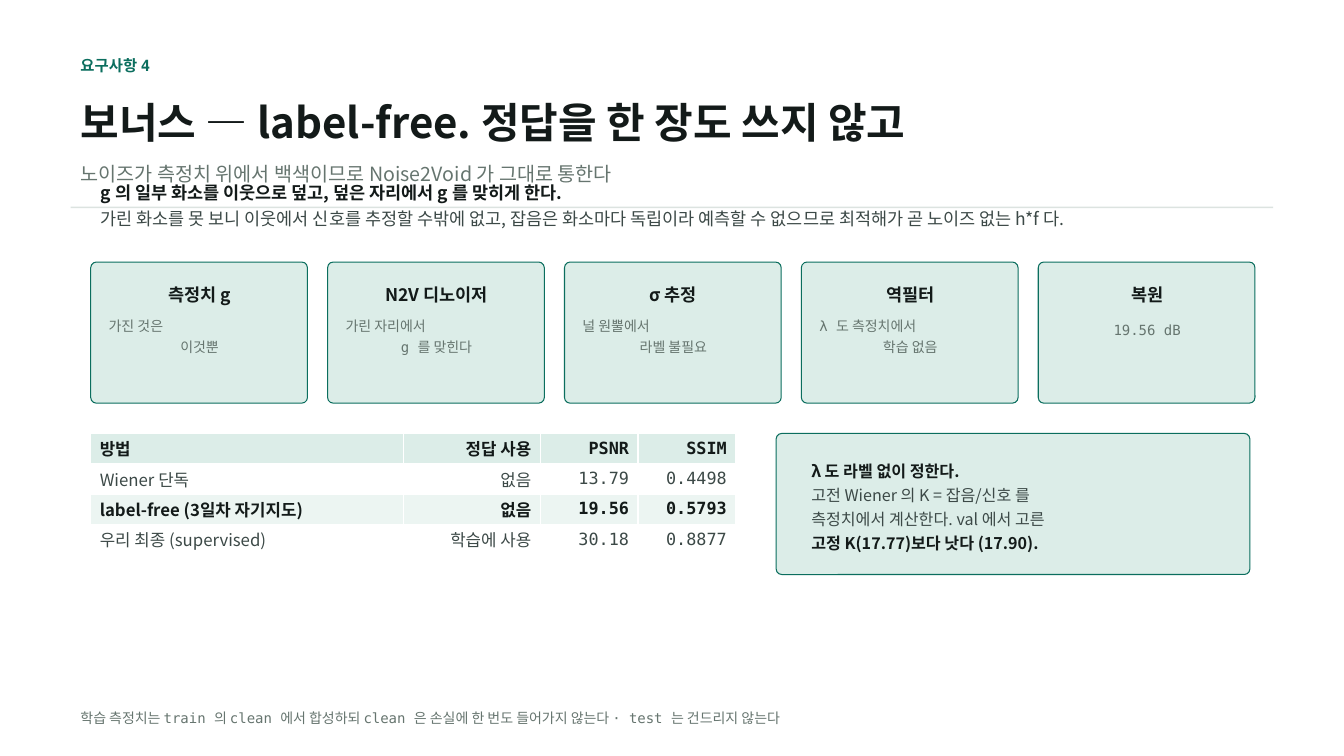
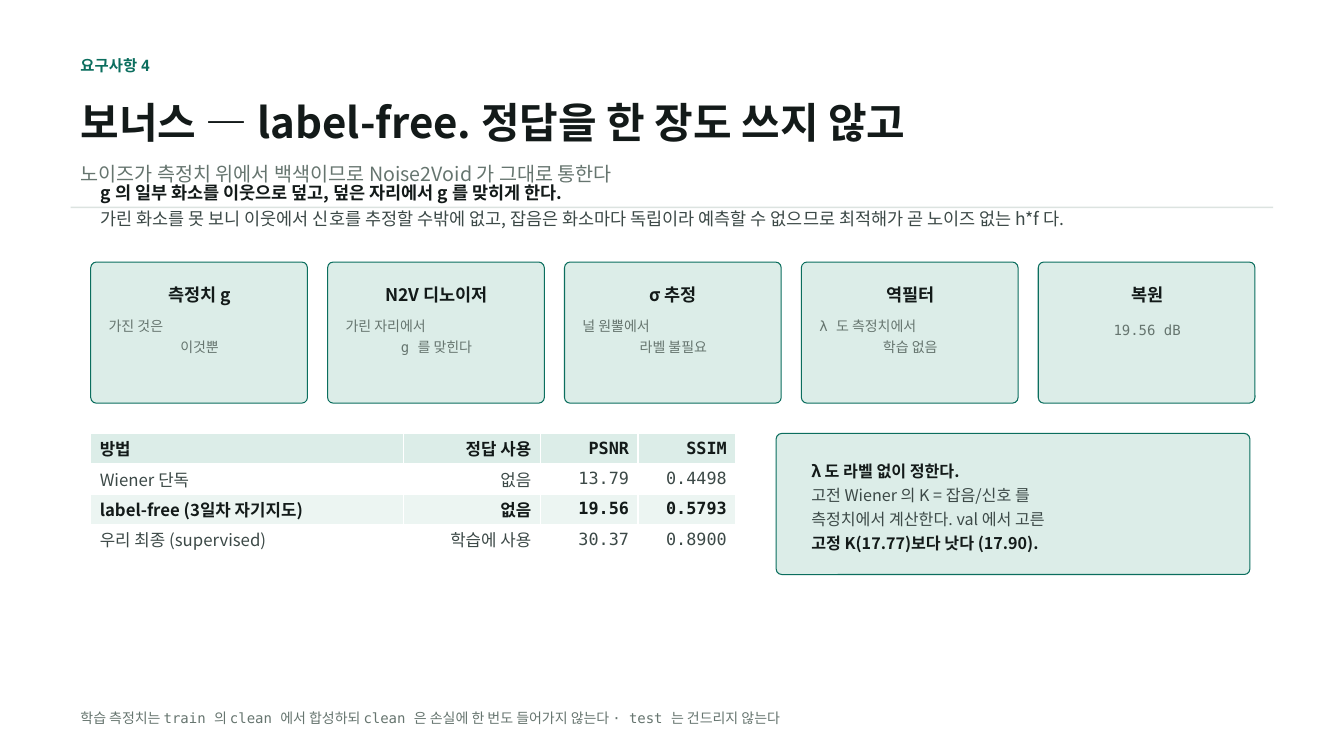
Before and after one commit to kithhooni-commits/ds-practice, a slide deck: slide 18 of 실습5/실습5_day3_발표.pptx. Drawn at 1344x756 pixels with LibreOffice and Linux fonts; fonts in the diff are those of the drawing. Boxes give left, top, right and bottom in pixels: in the first picture for what was removed or moved away, otherwise in the second. Text is boxed around its words. In the diff, an @@ line names an element or a change of style, - is before the commit and + after.

```diff
--- a/실습5/실습5_day3_발표.pptx
+++ b/실습5/실습5_day3_발표.pptx
@@ table at (91,434,736,555) @@
-row 4, column 3: 30.18
+row 4, column 3: 30.37
-row 4, column 4: 0.8877
+row 4, column 4: 0.8900
```
Also in this commit, not shown: 6 other slides changed, 1 other file.
